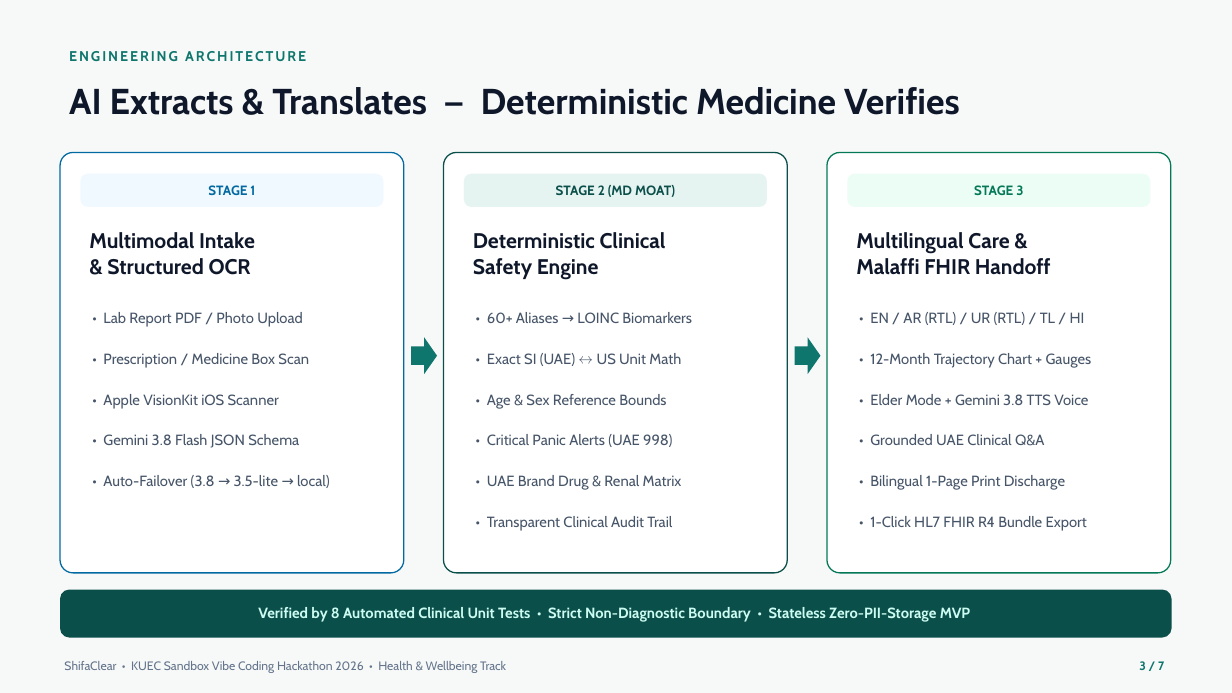
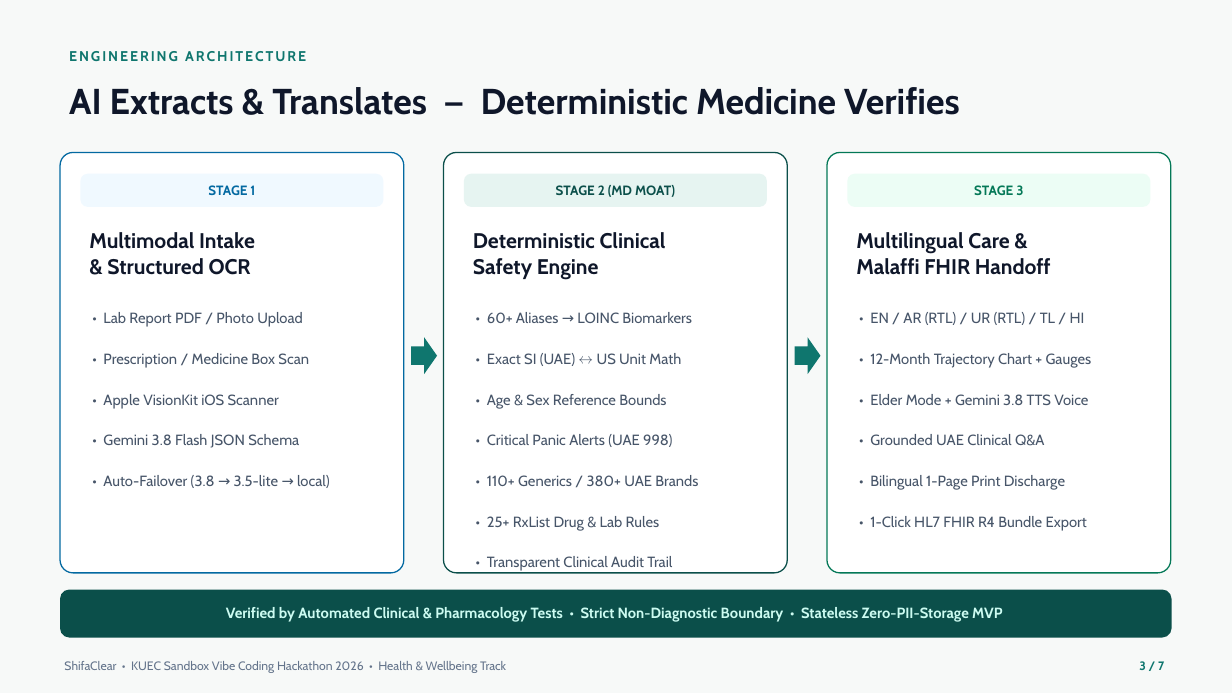
Before and after one commit to EigenLayerovich/Shifa_Clear, a slide deck: slide 3 of ShifaClear_KUEC_Pitch_Deck.pptx. Drawn at 1232x693 pixels with LibreOffice and Linux fonts; fonts in the diff are those of the drawing. Boxes give left, top, right and bottom in pixels: in the first picture for what was removed or moved away, otherwise in the second. Text is boxed around its words. In the diff, an @@ line names an element or a change of style, - is before the commit and + after.

Commit message:
Expand UAE formulary to 110+ generics (380+ UAE/Gulf brands) & 25+ RxList-validated clinical interaction rules

```diff
--- a/ShifaClear_KUEC_Pitch_Deck.pptx
+++ b/ShifaClear_KUEC_Pitch_Deck.pptx
@@ text at bbox=[487, 475, 698, 486]: text changed @@
-• UAE Brand Drug & Renal Matrix
+• 110+ Generics / 380+ UAE Brands
@@ text added at bbox=[487, 516, 660, 531], 11.5 pt, text #475569 @@
+• 25+ RxList Drug & Lab Rules
@@ text "• Transparent Clinical Audit Trail": place and size @@
-text "• Transparent Clinical Audit Trail" at bbox=[487, 516, 672, 531]
+text "• Transparent Clinical Audit Trail" at bbox=[487, 556, 672, 571]
@@ text at bbox=[226, 607, 1003, 622]: text changed @@
-Verified by 8 Automated Clinical Unit Tests • Strict Non-Diagnostic Boundary • Stateless Zero-PII-Storage MVP
+Verified by Automated Clinical & Pharmacology Tests • Strict Non-Diagnostic Boundary • Stateless Zero-PII-Storage MVP
```
Also in this commit, not shown: 1 other slide changed, 3 other files.
